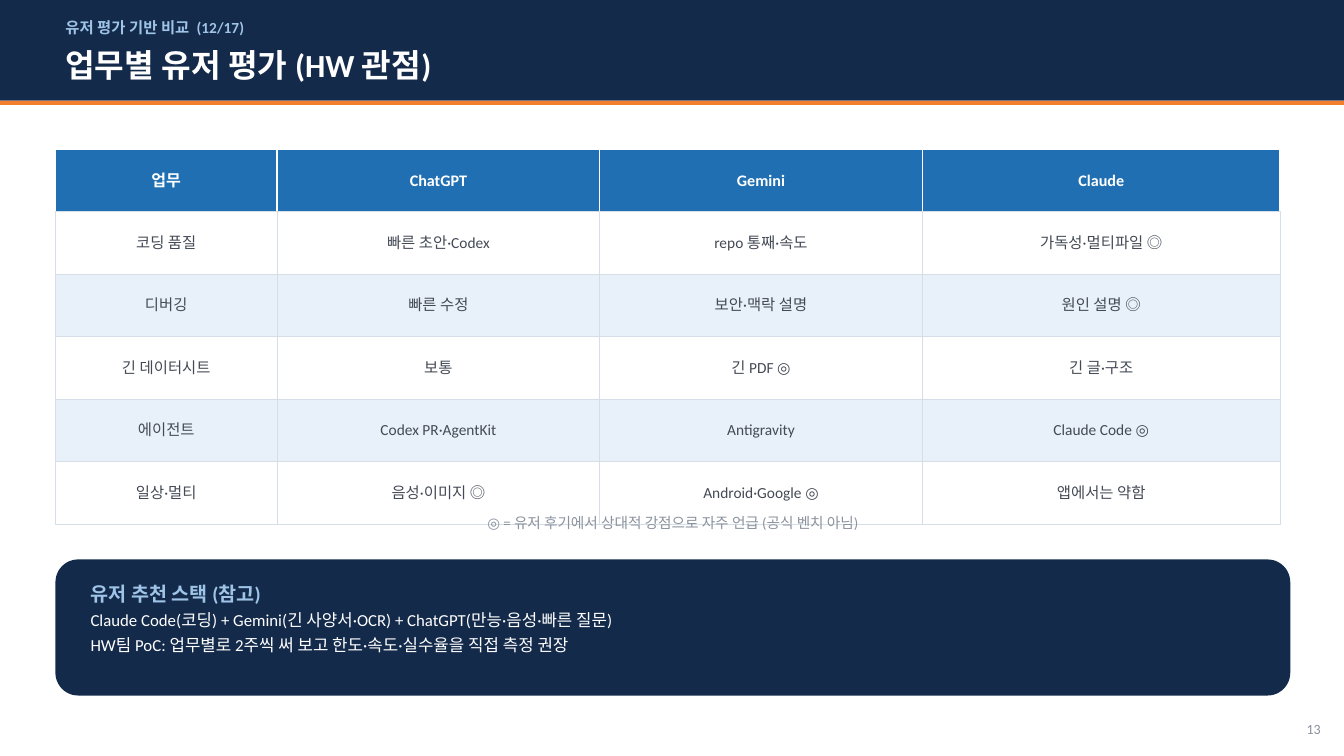
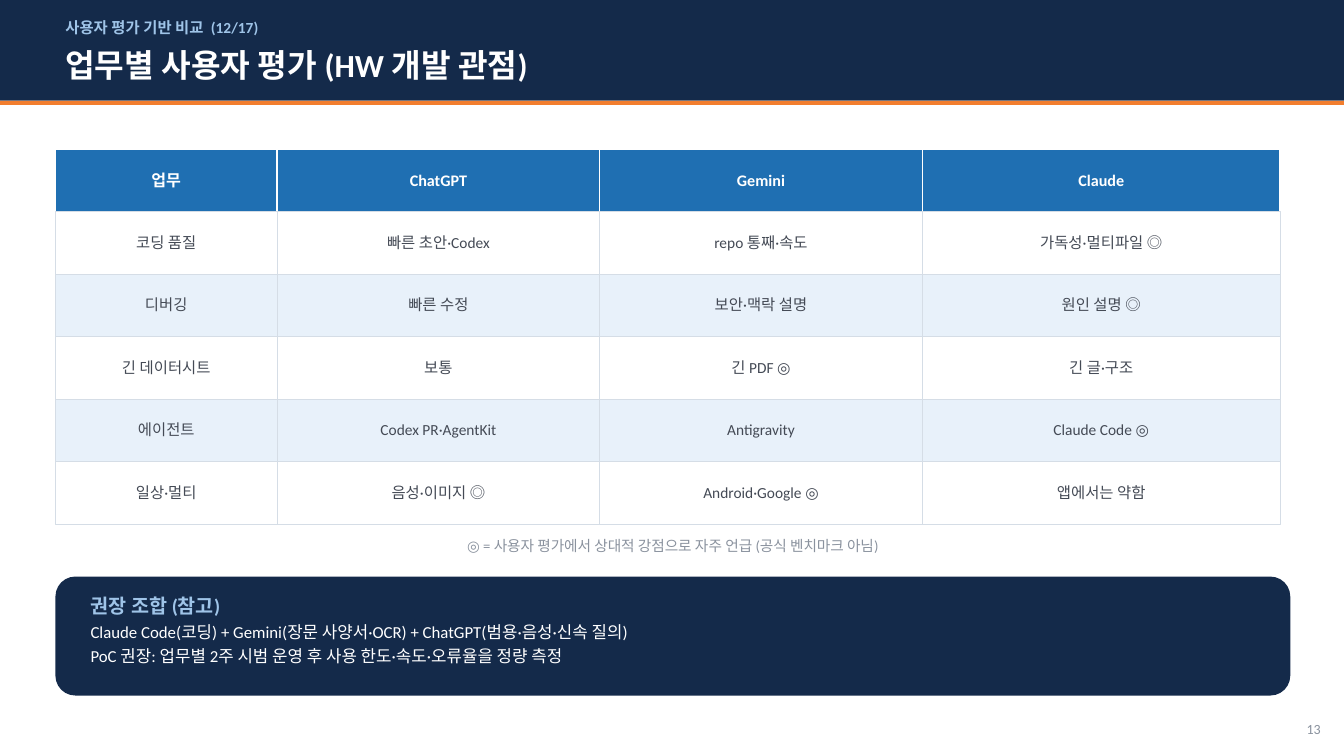
Before and after one commit to whaleonbush/poc, a slide deck: slide 13 of 외부AI_3종_비교조사.pptx. Drawn at 1344x756 pixels with LibreOffice and Linux fonts; fonts in the diff are those of the drawing. Boxes give left, top, right and bottom in pixels: in the first picture for what was removed or moved away, otherwise in the second. Text is boxed around its words. In the diff, an @@ line names an element or a change of style, - is before the commit and + after.

```diff
--- a/외부AI_3종_비교조사.pptx
+++ b/외부AI_3종_비교조사.pptx
@@ text at bbox=[65, 20, 258, 35]: text changed @@
-유저 평가 기반 비교 (12/17)
+사용자 평가 기반 비교 (12/17)
@@ text at bbox=[65, 50, 527, 82]: text changed @@
-업무별 유저 평가 (HW 관점)
+업무별 사용자 평가 (HW 개발 관점)
@@ text at bbox=[494, 539, 878, 553]: text changed @@
-◎ = 유저 후기에서 상대적 강점으로 자주 언급 (공식 벤치 아님)
+◎ = 사용자 평가에서 상대적 강점으로 자주 언급 (공식 벤치마크 아님)
@@ rounded rectangle: place and size @@
-rounded rectangle at bbox=[55, 560, 1291, 696]
+rounded rectangle at bbox=[55, 577, 1291, 696]
@@ text at bbox=[91, 596, 628, 664]: text changed @@
-유저 추천 스택 (참고)
-Claude Code(코딩) + Gemini(긴 사양서·OCR) + ChatGPT(만능·음성·빠른 질문)
-HW팀 PoC: 업무별로 2주씩 써 보고 한도·속도·실수율을 직접 측정 권장
+권장 조합 (참고)
+Claude Code(코딩) + Gemini(장문 사양서·OCR) + ChatGPT(범용·음성·신속 질의)
+PoC 권장: 업무별 2주 시범 운영 후 사용 한도·속도·오류율을 정량 측정
```
Also in this commit, not shown: 14 other slides changed, 1 other file.
